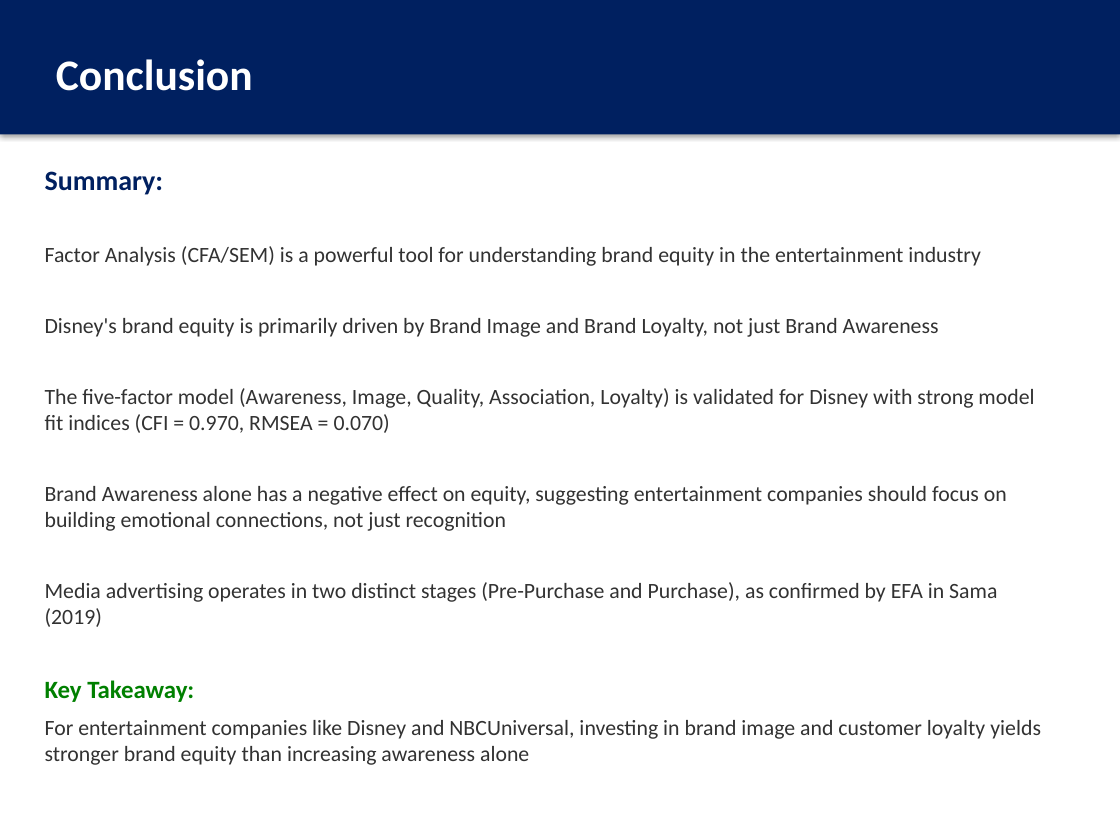
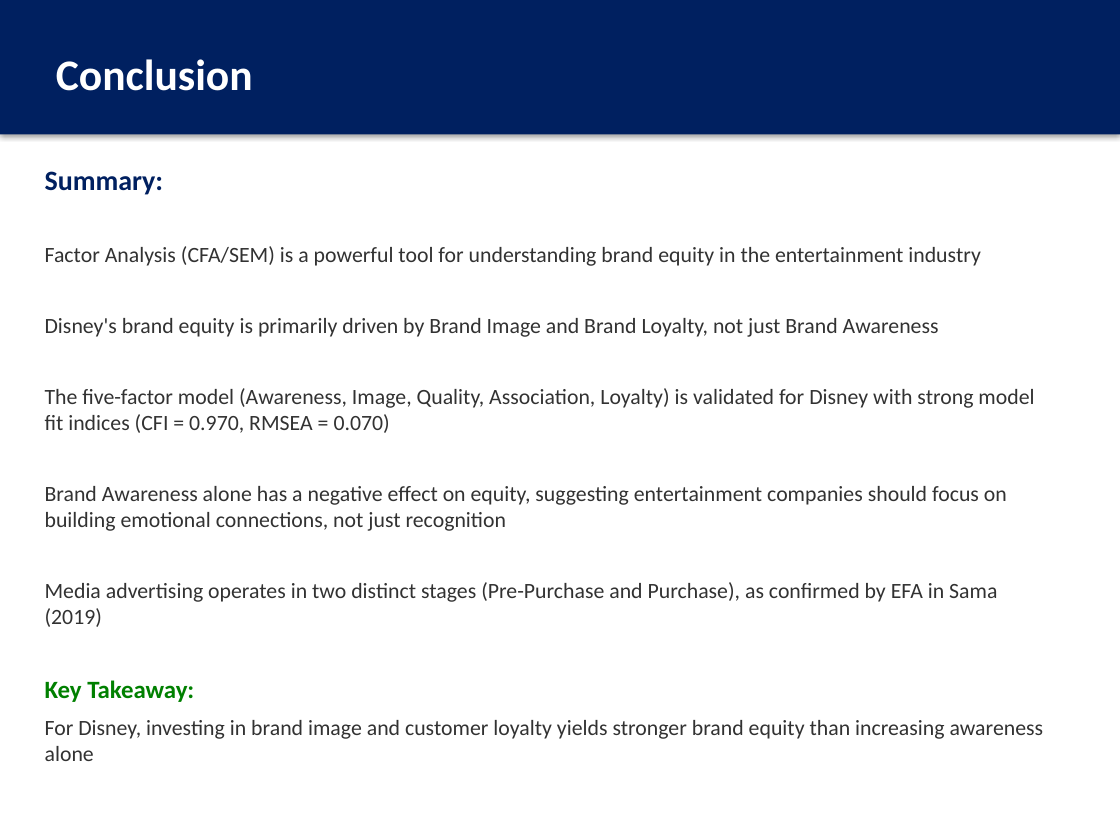
Before and after one commit to thenaivedetective/sp500-stock-performance, a slide deck: slide 22 of Factor_Analysis_Disney_Presentation.pptx. Drawn at 1120x840 pixels with LibreOffice and Linux fonts; fonts in the diff are those of the drawing. Boxes give left, top, right and bottom in pixels: in the first picture for what was removed or moved away, otherwise in the second. Text is boxed around its words. In the diff, an @@ line names an element or a change of style, - is before the commit and + after.

```diff
--- a/Factor_Analysis_Disney_Presentation.pptx
+++ b/Factor_Analysis_Disney_Presentation.pptx
@@ text at (45, 720, 1044, 761): text changed @@
-For entertainment companies like Disney and NBCUniversal, investing in brand image and customer loyalty yields stronger brand equity than increasing awareness alone
+For Disney, investing in brand image and customer loyalty yields stronger brand equity than increasing awareness alone
```
Also in this commit, not shown: 6 other slides changed, 1 other file.
